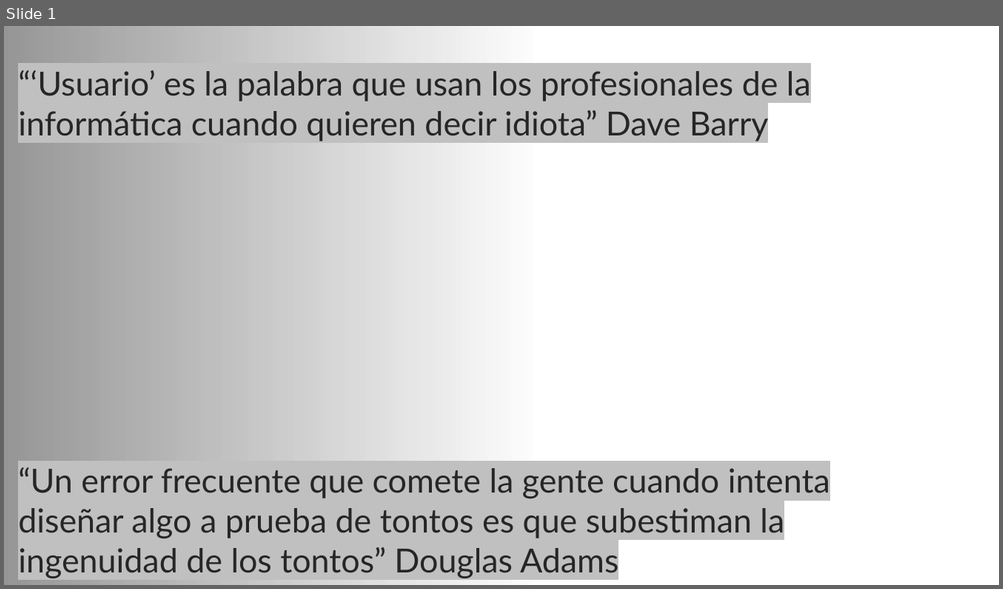
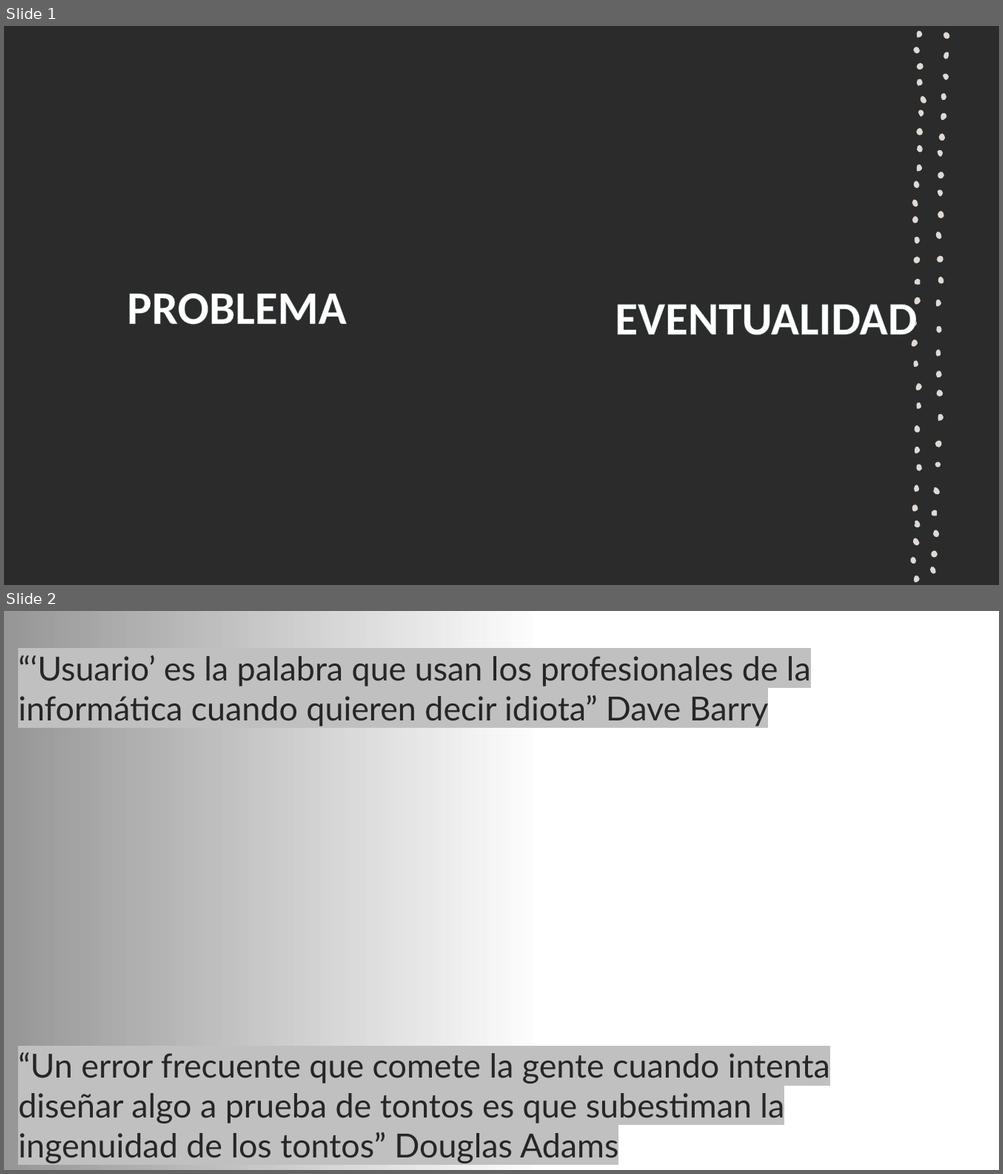
Before and after one commit to Santiago-Echeverri-Arteaga/Programacion_UQ_Fisica, a slide deck: Clases/21 - Herencia-Multiple-en-Python-Una-Guia-Completa.pptx. Shown one above the other, each under a label of ours: slide 1 before the commit, slides 1 and 2 after it. The pictures are 1003x589 and 1003x1174 pixels, drawn with LibreOffice and Linux fonts; fonts in the diff are those of the drawing; background and template pictures are left out; a plain dark background stands for a picture behind light text. Boxes give left, top, right and bottom in pixels: in the first picture for what was removed or moved away, otherwise in the second. Text is boxed around its words. In the diff, an @@ line names an element or a change of style, - is before the commit and + after.

```diff
--- a/Clases/21 - Herencia-Multiple-en-Python-Una-Guia-Completa.pptx
+++ b/Clases/21 - Herencia-Multiple-en-Python-Una-Guia-Completa.pptx
@@ slide 1 added at <box>4,26,999,585</box>, background picture (left out) @@
@@ text added at <box>127,293,347,325</box>, 54 pt, text #FFFFFF, bold @@
+PROBLEMA
@@ text added at <box>614,298,916,346</box>, 54 pt, text #FFFFFF, bold @@
+EVENTUALIDAD
@@ group added at <box>909,27,950,583</box>: 57 freeform shapes @@
@@ what was slide 1 is now slide 2 @@
```
Also in this commit, not shown: 5 other files.
